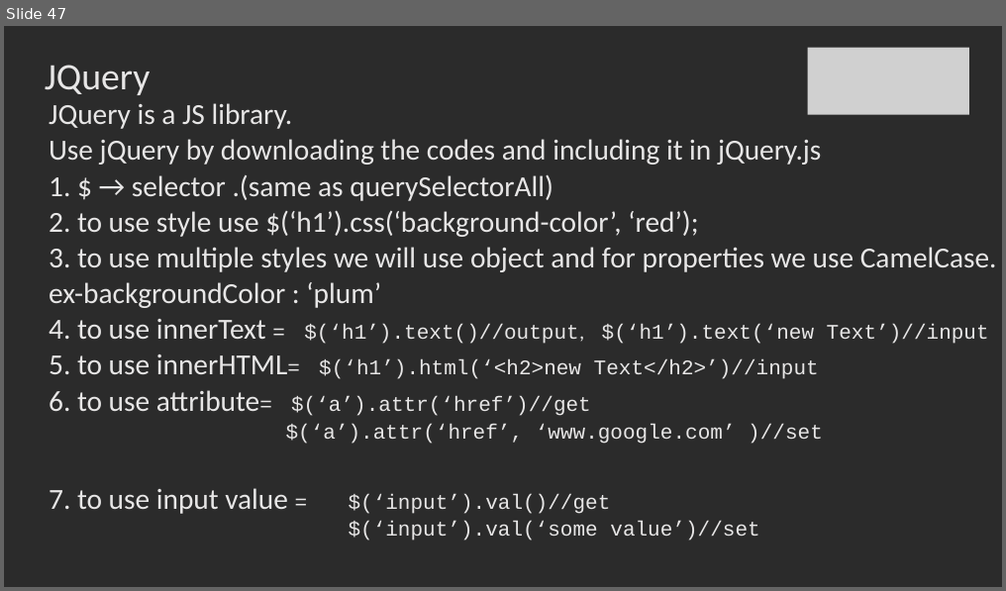
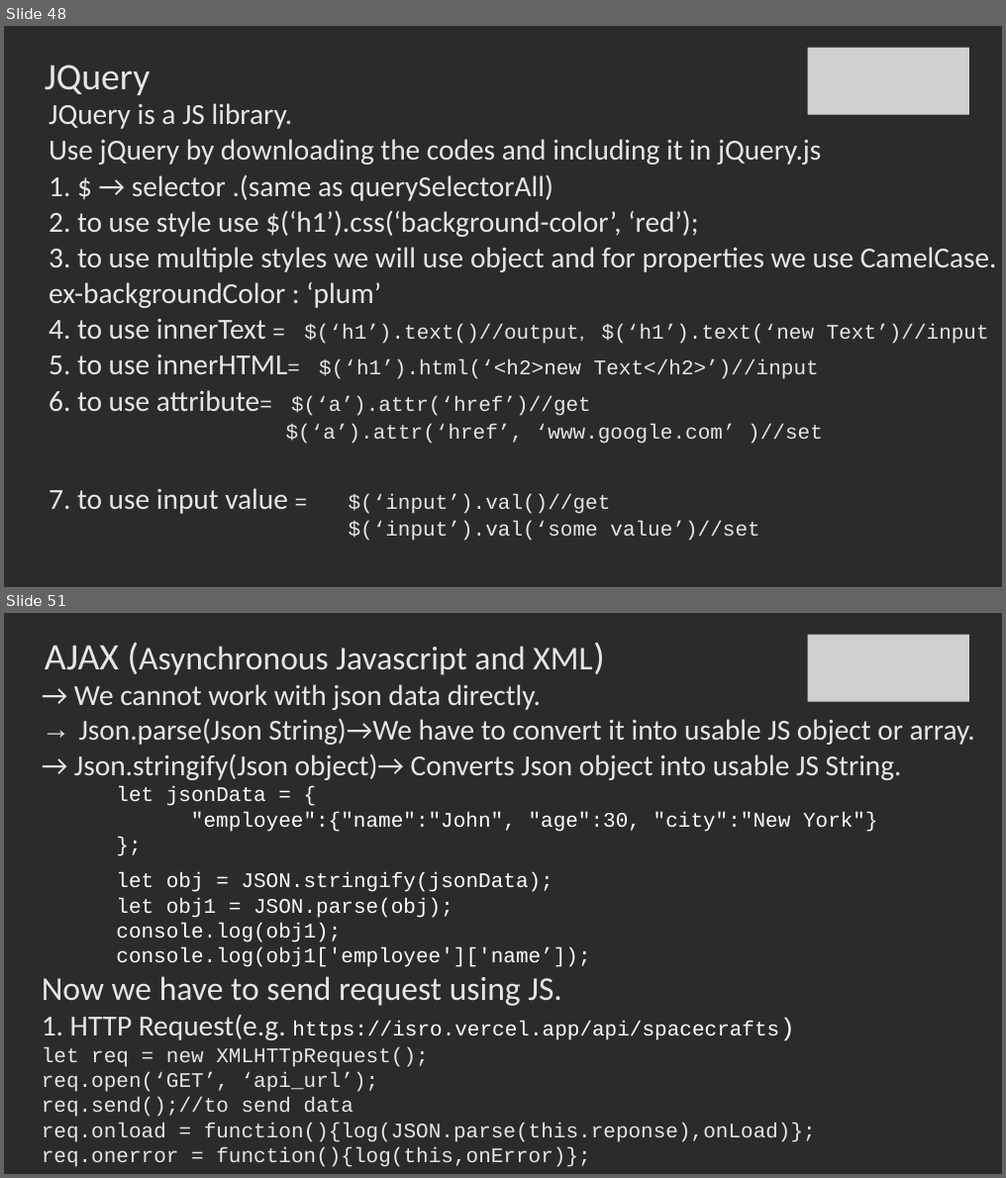
Before and after one commit to SachinBarpanda/WebDevGla, a slide deck: JS.pptx. Shown one above the other, each under a label of ours: slide 47 before the commit, slides 48 and 51 after it; the slides between them are not shown. The pictures are 1006x591 and 1006x1178 pixels, drawn with LibreOffice and Linux fonts; fonts in the diff are those of the drawing; grey boxes stand for pictures; background and template pictures are left out; a plain dark background stands for a picture behind light text. Boxes give left, top, right and bottom in pixels: in the first picture for what was removed or moved away, otherwise in the second. Text is boxed around its words. In the diff, an @@ line names an element or a change of style, - is before the commit and + after.

```diff
--- a/JS.pptx
+++ b/JS.pptx
@@ slide 51 added at [4, 613, 1002, 1174], background picture (left out) @@
@@ picture added at [807, 635, 969, 702] @@
@@ title added at [45, 645, 592, 675], 32 pt, text #E7E6E6 @@
+AJAX (Asynchronous Javascript and XML)
@@ text added at [42, 684, 975, 1167], 20 pt, text #E7E6E6 @@
+→ We cannot work with json data directly.
+→ Json.parse(Json String)→We have to convert it into usable JS object or array.
+→ Json.stringify(Json object)→ Converts Json object into usable JS String.
+let jsonData = {
+"employee":{"name":"John", "age":30, "city":"New York"}
+};
+let obj = JSON.stringify(jsonData);
+let obj1 = JSON.parse(obj);
+console.log(obj1);
+console.log(obj1['employee']['name’]);
+Now we have to send request using JS.
+1. HTTP Request(e.g. https://isro.vercel.app/api/spacecrafts)
+let req = new XMLHTTpRequest();
+req.open(‘GET’, ‘api_url’);
+req.send();//to send data
+req.onload = function(){log(JSON.parse(this.reponse),onLoad)};
+req.onerror = function(){log(this,onError)};
@@ what was slide 47 is now slide 48 @@
```
Also in this commit, not shown: 7 other slides added, 40 other files.
